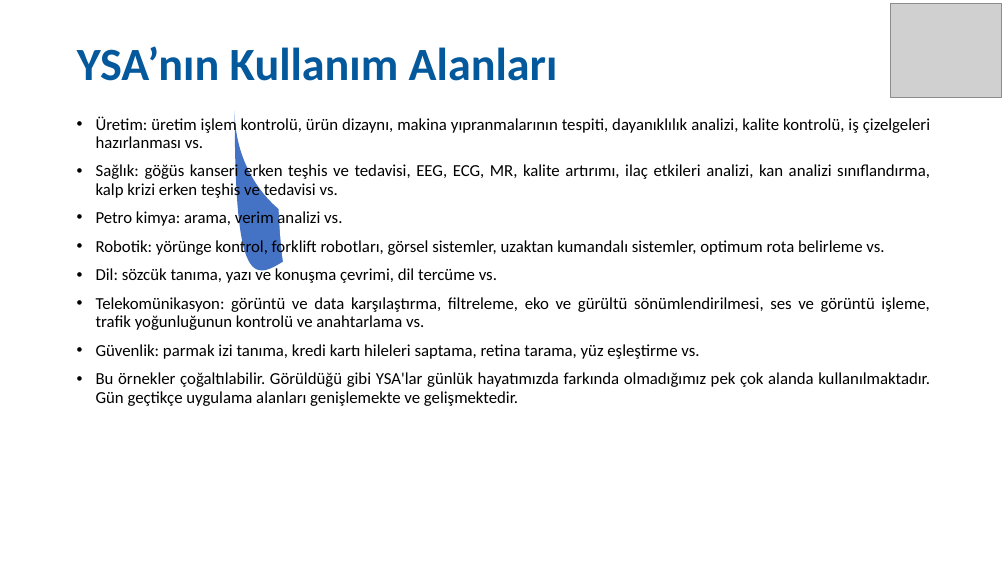
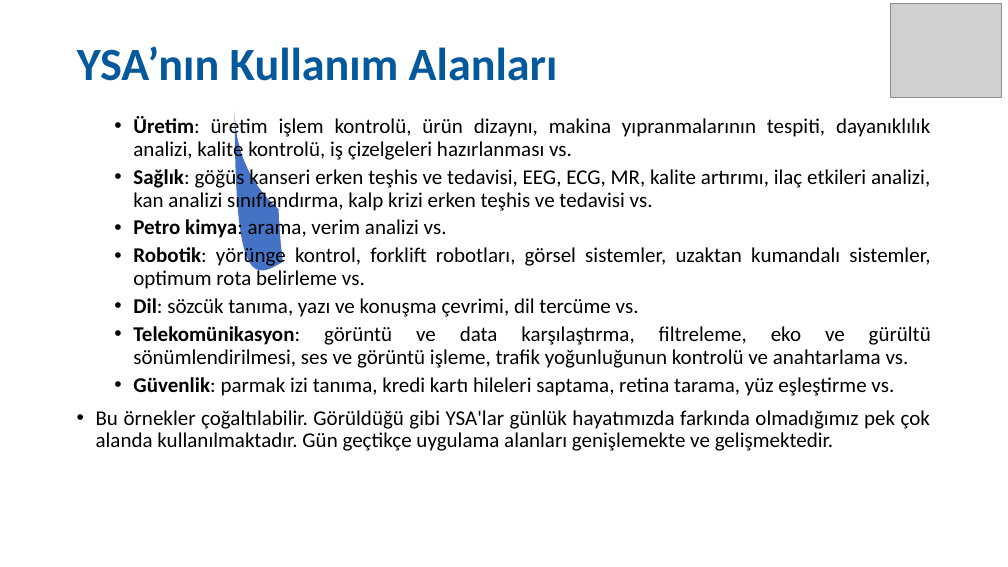
Before and after one commit to SevdanurGENC/Artificial-Neural-Networks-Lecture-Notes, a slide deck: slide 12 of Notes/01. Bolum - Yapay Sinir Aglari.ppt (slide 11 before the commit). Drawn at 1008x567 pixels with LibreOffice and Linux fonts; fonts in the diff are those of the drawing; grey boxes stand for pictures. Boxes give left, top, right and bottom in pixels: in the first picture for what was removed or moved away, otherwise in the second. Text is boxed around its words. In the diff, an @@ line names an element or a change of style, - is before the commit and + after.

```diff
--- a/Notes/01. Bolum - Yapay Sinir Aglari.ppt
+++ b/Notes/01. Bolum - Yapay Sinir Aglari.ppt
@@ text "Üretim: üretim işlem kontrolü, ürün ..." at [96, 116, 931, 451]: size 16 to 20 pt; bold on in "Üretim:", "Sağlık:", "Petro kimya:", "Robotik:" and 3 more places; list level 1 to 2 in "Üretim: üretim işlem kontrolü, ürün ..."; list level 1 to 2 in "Sağlık: göğüs kanseri erken teşhis ..."; list level 1 to 2 in "Petro kimya: arama, verim analizi ..."; list level 1 to 2 in "Robotik: yörünge kontrol, forklift robotları, ..."; list level 1 to 2 in "Dil: sözcük tanıma, yazı ve ..."; list level 1 to 2 in "Telekomünikasyon: görüntü ve data karşılaştırma, ..."; list level 1 to 2 in "Güvenlik: parmak izi tanıma, kredi ..." @@
```
Also in this commit, not shown: 20 other slides changed, 1 slide added.
